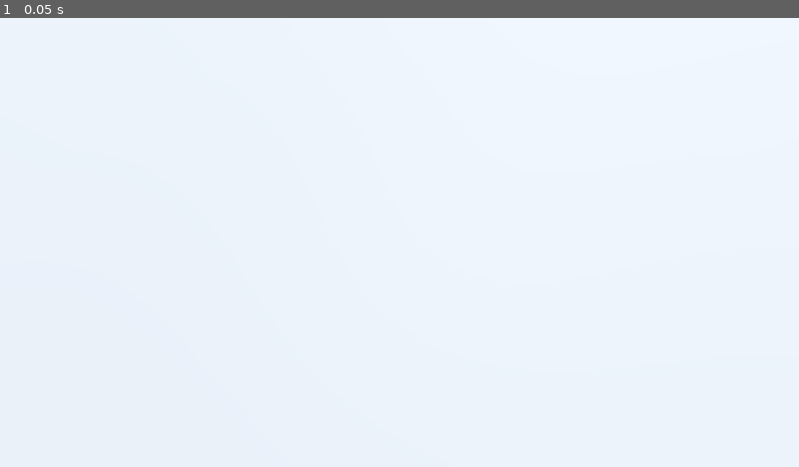
Above: before the commit, frame 1.
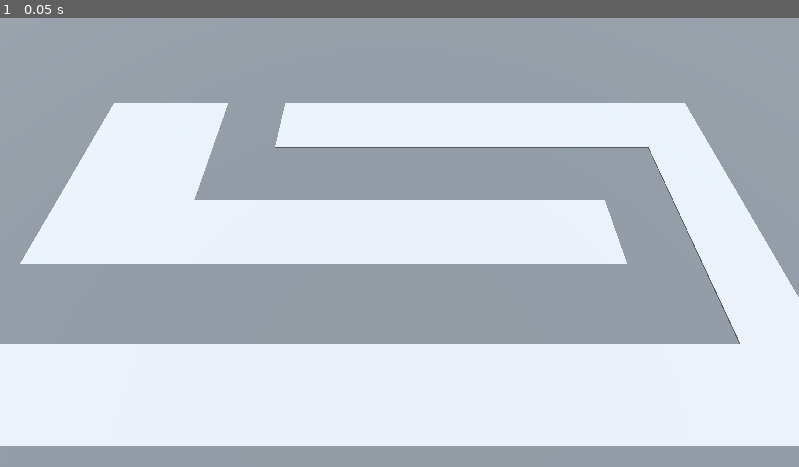
Above: after the commit, the same moment.

Repository: pyxn/godot-barbarian-blaster
Game: Godot game, scene res://Scenes/BaseLevel.tscn
Same seed, same stepped clock (60 frames per second), same inputs: the game is played once before the commit and once after it. The project has no main scene, so this scene is started directly.
Inputs:
- Up to frame 1 (0.05 s): no input

The runs differ from the first frame. In frame 1, 55% of the frame differs, in the area x 0-100%, y 0-100%.

Commit message:
add basic path design to level

Diff:
--- a/Scenes/BaseLevel.tscn
+++ b/Scenes/BaseLevel.tscn
@@ -15,6 +15,9 @@
 tonemap_mode = 2
 glow_enabled = true
 
+[sub_resource type="StandardMaterial3D" id="StandardMaterial3D_tbv72"]
+albedo_color = Color(0.297706, 0.297706, 0.297706, 1)
+
 [node name="BaseLevel" type="Node3D"]
 
 [node name="WorldEnvironment" type="WorldEnvironment" parent="."]
@@ -27,9 +30,15 @@
 [node name="CSGBox3D" type="CSGBox3D" parent="."]
 transform = Transform3D(1, 0, 0, 0, 1, 0, 0, 0, 1, 0, -1, 0)
 size = Vector3(100, 2, 100)
+material = SubResource("StandardMaterial3D_tbv72")
 
 [node name="Camera3D" type="Camera3D" parent="."]
 transform = Transform3D(1, 0, 0, 0, 0.422618, 0.906308, 0, -0.906308, 0.422618, 0, 14.5, 9.5)
 
 [node name="GridMap" type="GridMap" parent="."]
 mesh_library = ExtResource("1_po1k8")
+cell_size = Vector3(4, 4, 4)
+cell_center_y = false
+data = {
+"cells": PackedInt32Array(65535, 65534, 0, 65535, 2, 0, 65531, 65535, 0, 4, 65535, 0, 65531, 65534, 0, 65531, 0, 0, 65531, 2, 0, 65532, 2, 0, 65533, 2, 0, 65534, 2, 0, 0, 2, 0, 1, 2, 0, 2, 2, 0, 4, 1, 0, 4, 2, 0, 3, 2, 0, 4, 0, 0, 4, 65534, 0, 3, 65534, 0, 2, 65534, 0, 1, 65534, 0, 0, 65534, 0, 65534, 65534, 0, 65532, 65534, 0, 65532, 65535, 0, 65532, 0, 0, 65533, 0, 0, 65534, 0, 0, 65535, 0, 0, 0, 0, 0, 1, 0, 0, 2, 0, 0)
+}
Not shown: 1 places in Scenes/BaseLevel.tscn that only renumber resources
